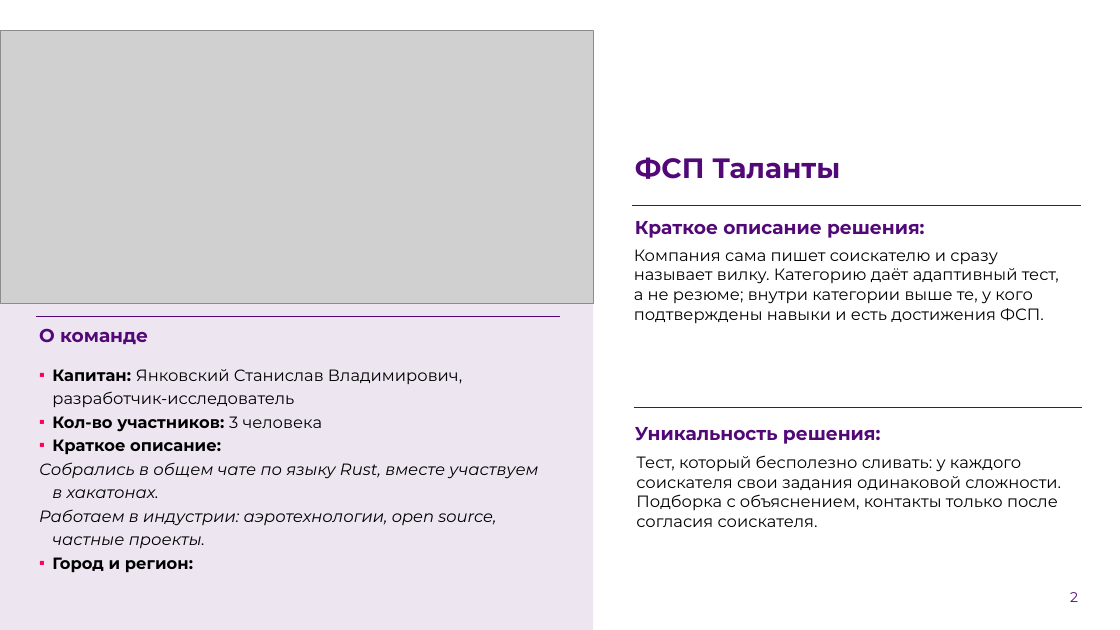
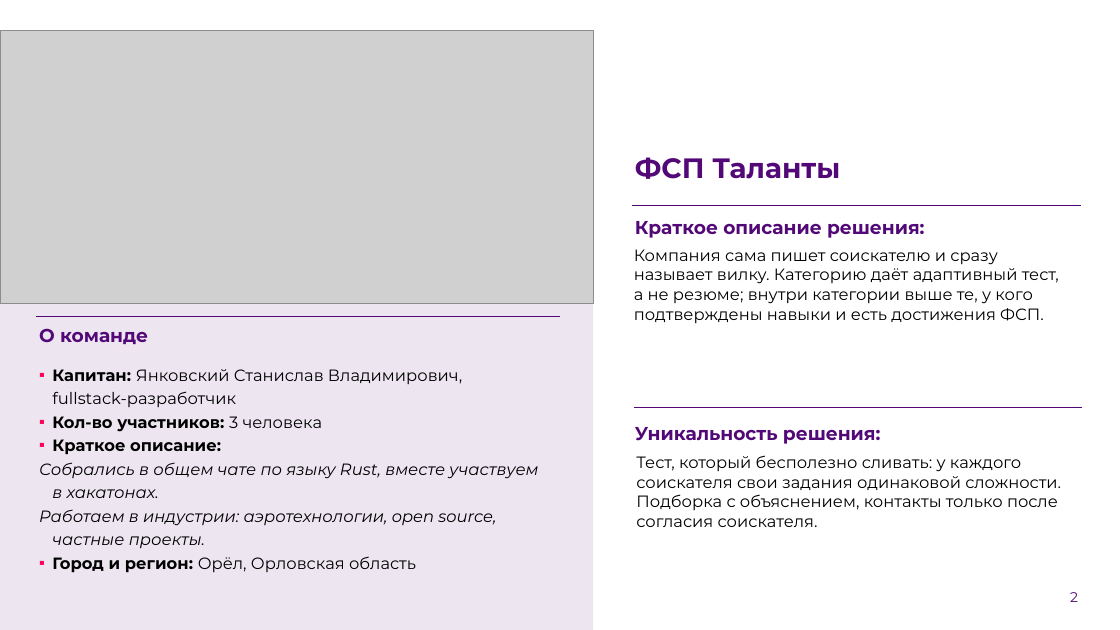
Before and after one commit to K1NGSM4N3/fsp-hack, a slide deck: slide 2 of docs/presentation.pptx. Drawn at 1120x630 pixels with LibreOffice and Linux fonts; fonts in the diff are those of the drawing; grey boxes stand for pictures; background and template pictures are left out. Boxes give left, top, right and bottom in pixels: in the first picture for what was removed or moved away, otherwise in the second. Text is boxed around its words. In the diff, an @@ line names an element or a change of style, - is before the commit and + after.

```diff
--- a/docs/presentation.pptx
+++ b/docs/presentation.pptx
@@ text at (52,369,462,407): text changed @@
-▪ Капитан: Янковский Станислав Владимирович, разработчик-исследователь
+▪ Капитан: Янковский Станислав Владимирович, fullstack-разработчик
@@ text at (52,556,416,573): text changed; bold off @@
-▪ Город и регион:
+▪ Город и регион: Орёл, Орловская область
```
Also in this commit, not shown: 2 other slides changed, 1 other file.
